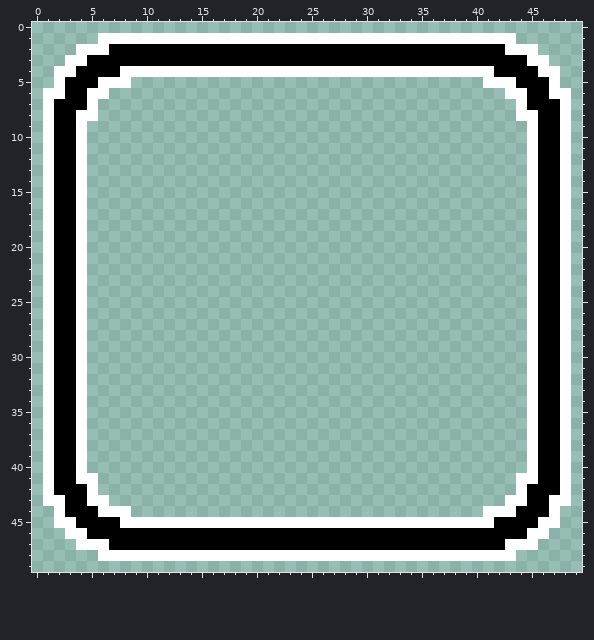
Two versions of one pixel-art file, assets/aseprite/selector.aseprite. That is the earlier state.
50x50 pixels, 1 frame.
The same view after the edit:
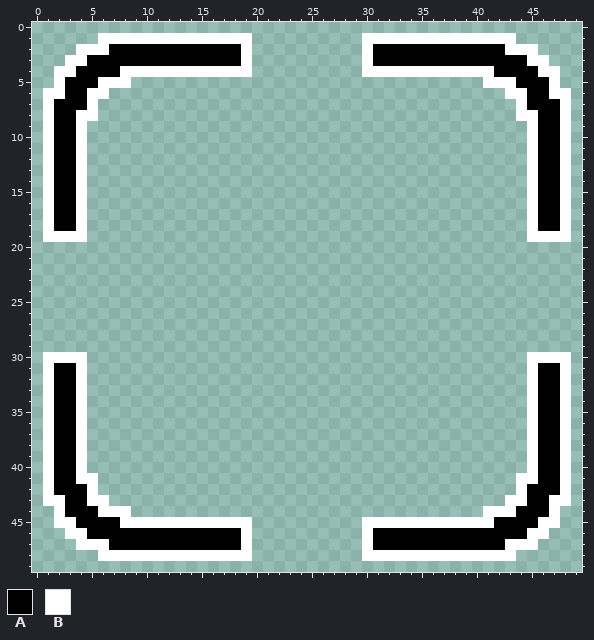
Palette (. is transparent): A #000000  B #ffffff
Diff:
Layers "Layer 2", "Layer 3":
y 1: x 20..29 BBBBBBBBBB -> ..........
y 2..3: x 19..30 AAAAAAAAAAAA -> B..........B
y 4: x 20..29 BBBBBBBBBB -> ..........
y 19: x 2..3 AA -> BB; x 46..47 AA -> BB
y 20..29: x 1..4 BAAB -> ....; x 45..48 BAAB -> ....
y 30: x 2..3 AA -> BB; x 46..47 AA -> BB
y 45: x 20..29 BBBBBBBBBB -> ..........
y 46..47: x 19..30 AAAAAAAAAAAA -> B..........B
y 48: x 20..29 BBBBBBBBBB -> ..........
Where, in picture pixels (left, top, right, bottom), the same in both pictures:
changed: (241, 33, 373, 77)
changed: (43, 231, 87, 363)
changed: (527, 231, 571, 363)
changed: (241, 517, 373, 561)
